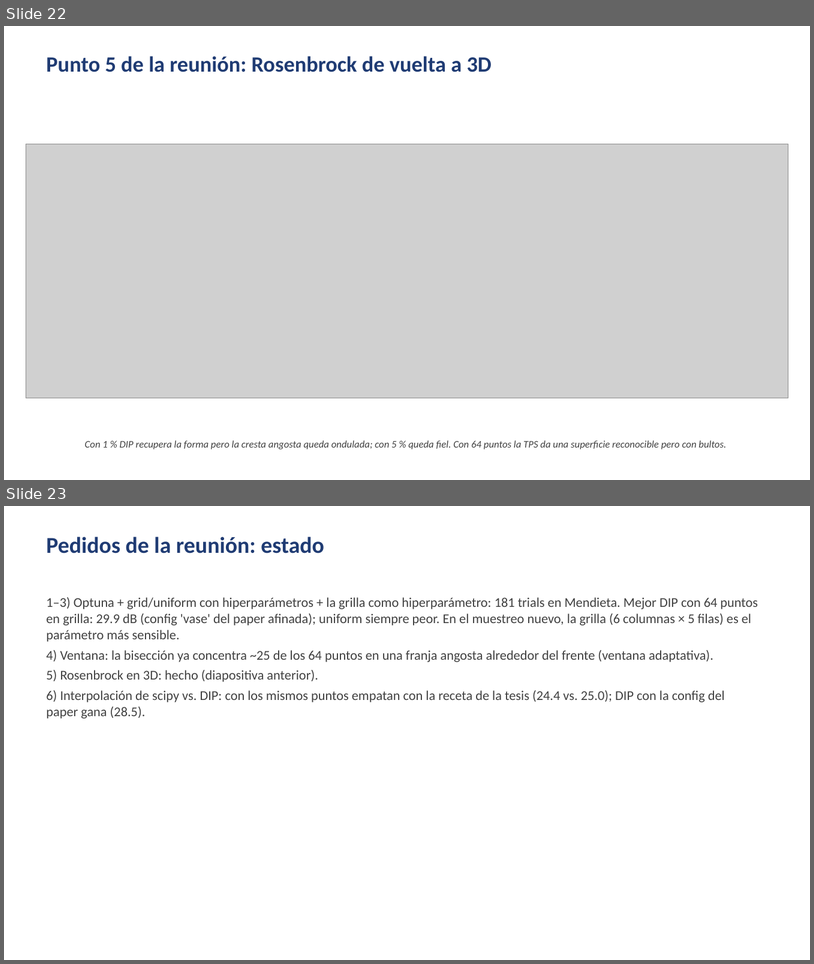
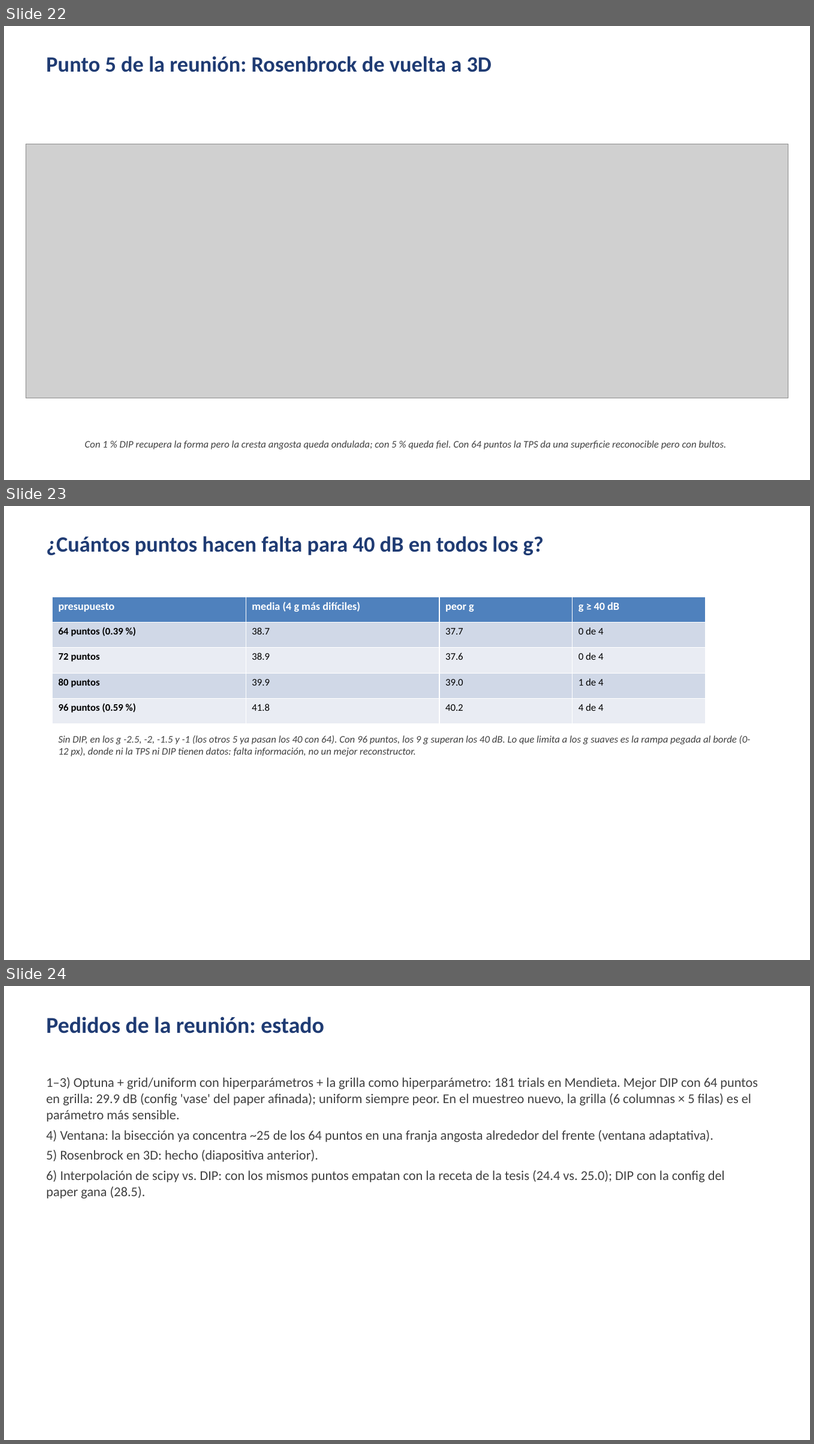
Before and after one commit to santiafonso/Tesis, a slide deck: presentaciones/presentacion4_autoexp/presentacion4_autoexp.pptx. Shown one above the other, each under a label of ours: slides 22 and 23 before the commit, slides 22, 23 and 24 after it. The pictures are 814x964 and 814x1444 pixels, drawn with LibreOffice and Linux fonts; fonts in the diff are those of the drawing; grey boxes stand for pictures. Boxes give left, top, right and bottom in pixels: in the first picture for what was removed or moved away, otherwise in the second. Text is boxed around its words. In the diff, an @@ line names an element or a change of style, - is before the commit and + after.

Commit message:
autoexp: presupuesto para 40 dB en todos los g (96 pts sin DIP); Optuna v2 cerrado; analisis TPS vs DIP por franja; presentacion

```diff
--- a/presentaciones/presentacion4_autoexp/presentacion4_autoexp.pptx
+++ b/presentaciones/presentacion4_autoexp/presentacion4_autoexp.pptx
@@ slide 23 added at box(4, 506, 810, 960), background #FFFFFF @@
@@ text added at box(46, 536, 544, 555), 26 pt, text #1F3B73, bold @@
+¿Cuántos puntos hacen falta para 40 dB en todos los g?
@@ table added at box(53, 597, 706, 724), 5 rows, 4 columns @@
+presupuesto | media (4 g más difíciles) | peor g | g ≥ 40 dB
+64 puntos (0.39 %) | 38.7 | 37.7 | 0 de 4
+72 puntos | 38.9 | 37.6 | 0 de 4
+80 puntos | 39.9 | 39.0 | 1 de 4
+96 puntos (0.59 %) | 41.8 | 40.2 | 4 de 4
@@ text added at box(59, 735, 751, 756), 12 pt, text #404040, italic @@
+Sin DIP, en los g -2.5, -2, -1.5 y -1 (los otros 5 ya pasan los 40 con 64). Con 96 puntos, los 9 g superan los 40 dB. Lo que limita a los g suaves es la rampa pegada al borde (0-12 px), donde ni la TPS ni DIP tienen datos: falta información, no un mejor reconstructor.
@@ what was slide 23 is now slide 24 @@
```
Also in this commit, not shown: 3 other files.
